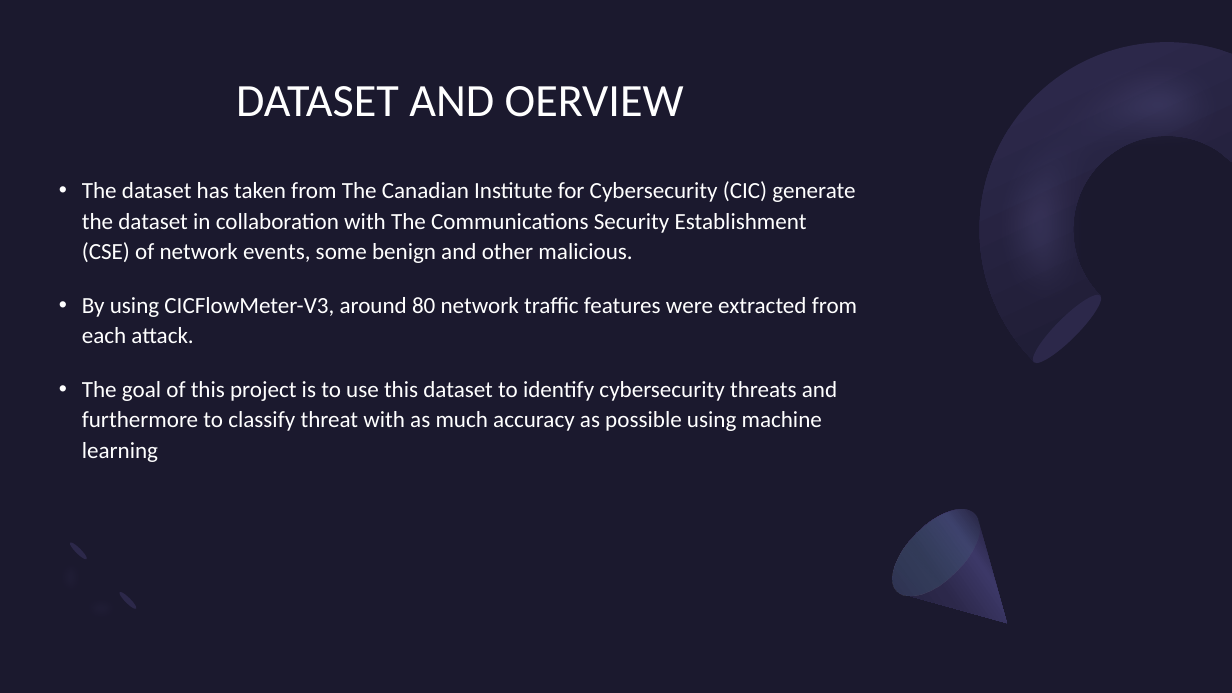
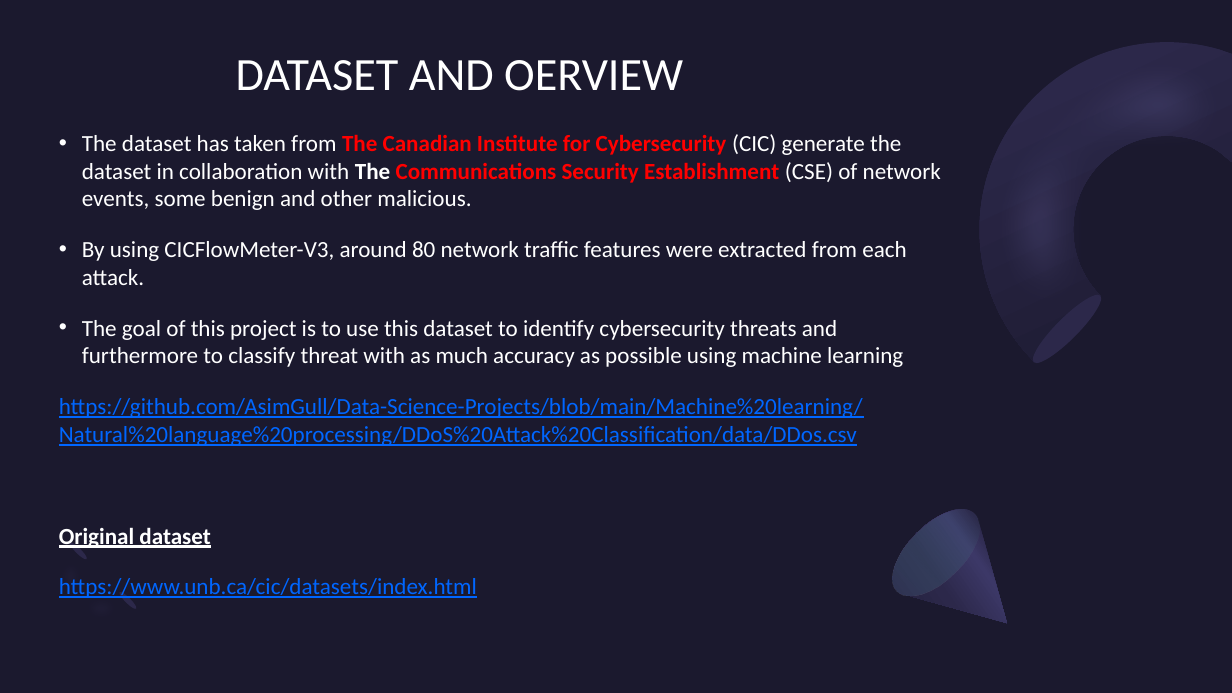
Before and after one commit to NSnightKING/DDoS-attack-detection, a slide deck: slide 3 of AI-Project.pptx. Drawn at 1232x693 pixels with LibreOffice and Linux fonts; fonts in the diff are those of the drawing. Boxes give left, top, right and bottom in pixels: in the first picture for what was removed or moved away, otherwise in the second. Text is boxed around its words. In the diff, an @@ line names an element or a change of style, - is before the commit and + after.

```diff
--- a/AI-Project.pptx
+++ b/AI-Project.pptx
@@ title "DATASET AND OERVIEW": place and size @@
-title "DATASET AND OERVIEW" at [236,86,684,117]
+title "DATASET AND OERVIEW" at [236,60,683,91]
@@ text "The dataset has taken from ...": place and size @@
-text "The dataset has taken from ..." at [82,181,857,462]
+text "The dataset has taken from ..." at [59,134,941,598]
@@ text at [82,134,941,367]: text colour #FFFFFF to #FF0000 in "The Canadian Institute for Cybersecurity Communications Secu ..."; bold on in "The Canadian Institute for Cybersecurity The Communications ..."; line spacing 1.1 to 1 @@
@@ text at [59,398,863,598]: paragraphs added @@
+https://github.com/AsimGull/Data-Science-Projects/blob/main/Machine%20learning/Natural%20language%20processing/DDoS%20Attack%20Classification/data/DDos.csv
+Original dataset
+https://www.unb.ca/cic/datasets/index.html
```
